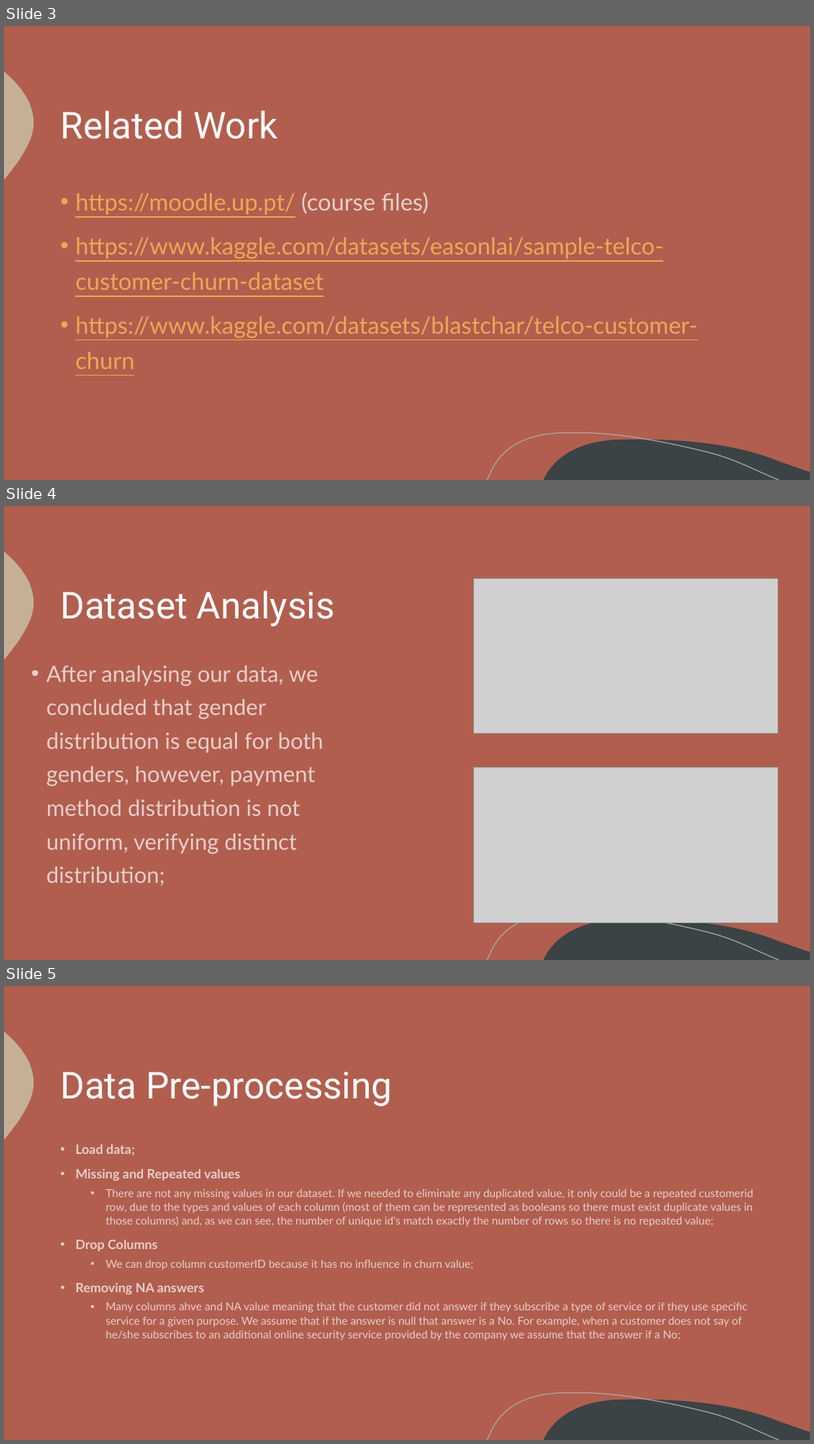
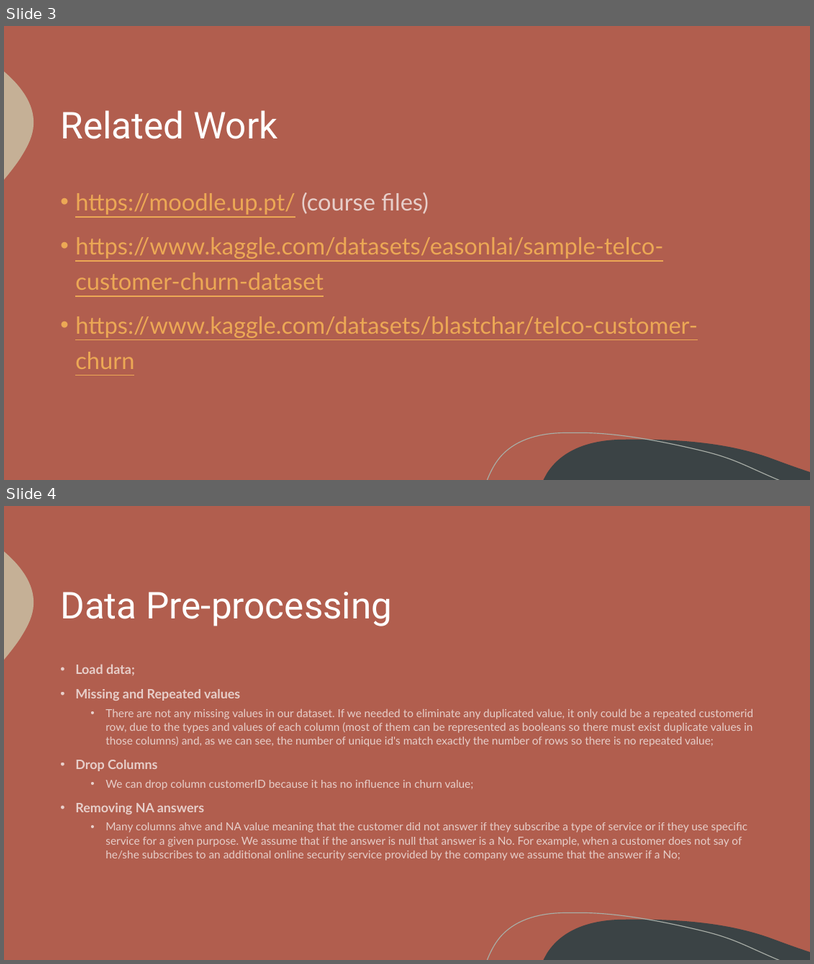
Before and after one commit to itsdomsantos/IART-2022, a slide deck: proj2/iart_proj2_final.pptx. Shown one above the other, each under a label of ours: slides 3, 4 and 5 before the commit, slides 3 and 4 after it. The pictures are 814x1444 and 814x964 pixels, drawn with LibreOffice and Linux fonts; fonts in the diff are those of the drawing; grey boxes stand for pictures. Boxes give left, top, right and bottom in pixels: in the first picture for what was removed or moved away, otherwise in the second. Text is boxed around its words. In the diff, an @@ line names an element or a change of style, - is before the commit and + after.

```diff
--- a/proj2/iart_proj2_final.pptx
+++ b/proj2/iart_proj2_final.pptx
@@ slide 4 removed at [4,506,810,960], background #B15E4E; not listed: 3 template elements that a slide beside it also shows @@
@@ title removed at [60,590,335,626] @@
-Dataset Analysis
@@ picture removed at [474,579,779,733] @@
@@ text removed at [46,665,324,885] @@
-• After analysing our data, we concluded that gender distribution is equal for both genders, however, payment method distribution is not uniform, verifying distinct distribution;
@@ picture removed at [474,767,779,923] @@
@@ what was slide 5 is now slide 4 @@
```
Also in this commit, not shown: 3 slides changed, 1 slide added, 4 other slides removed, 5 other files.
